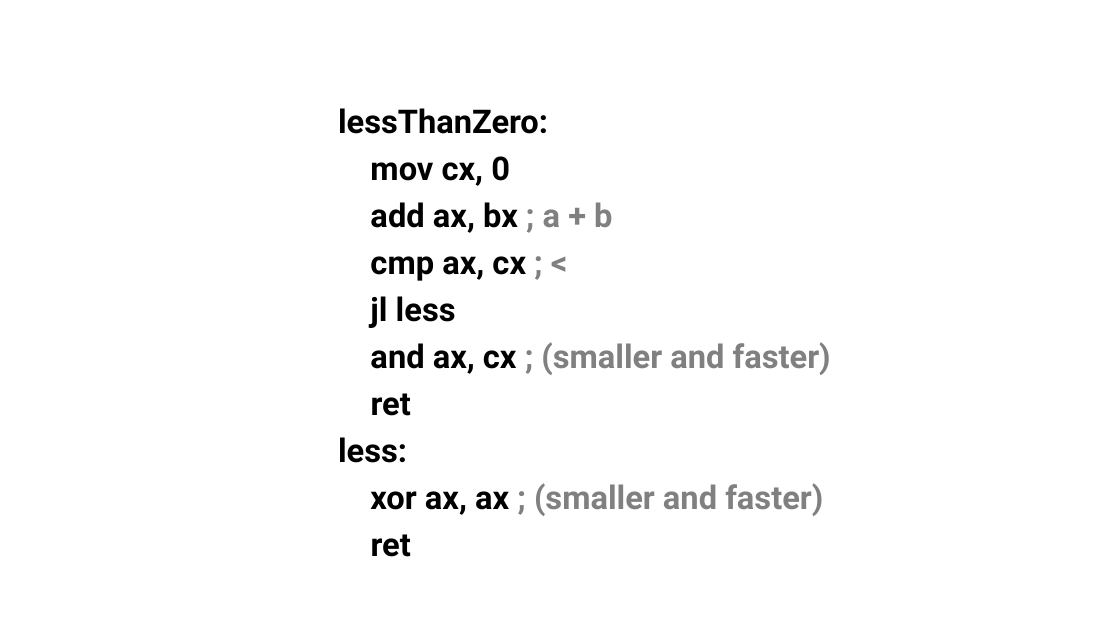
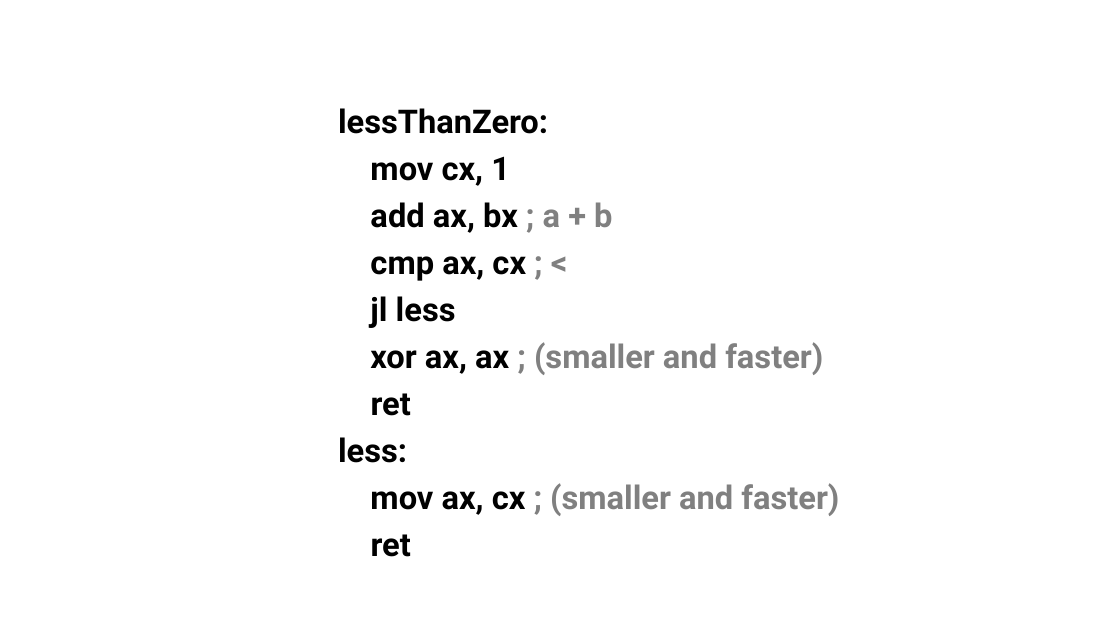
Before and after one commit to ganoliz/NI-GEN, a slide deck: slide 56 of media/NI-GEN-1.pptx. Drawn at 1120x630 pixels with LibreOffice and Linux fonts; fonts in the diff are those of the drawing. Boxes give left, top, right and bottom in pixels: in the first picture for what was removed or moved away, otherwise in the second. Text is boxed around its words. In the diff, an @@ line names an element or a change of style, - is before the commit and + after.

```diff
--- a/media/NI-GEN-1.pptx
+++ b/media/NI-GEN-1.pptx
@@ text at bbox=[370, 156, 510, 186]: text changed @@
-mov cx, 0
+mov cx, 1
@@ text at bbox=[370, 342, 823, 375]: text changed @@
-and ax, cx ; (smaller and faster)
+xor ax, ax ; (smaller and faster)
@@ text at bbox=[370, 483, 839, 516]: text changed @@
-xor ax, ax ; (smaller and faster)
+mov ax, cx ; (smaller and faster)
```
Also in this commit, not shown: 8 other slides changed, 1 other file.
